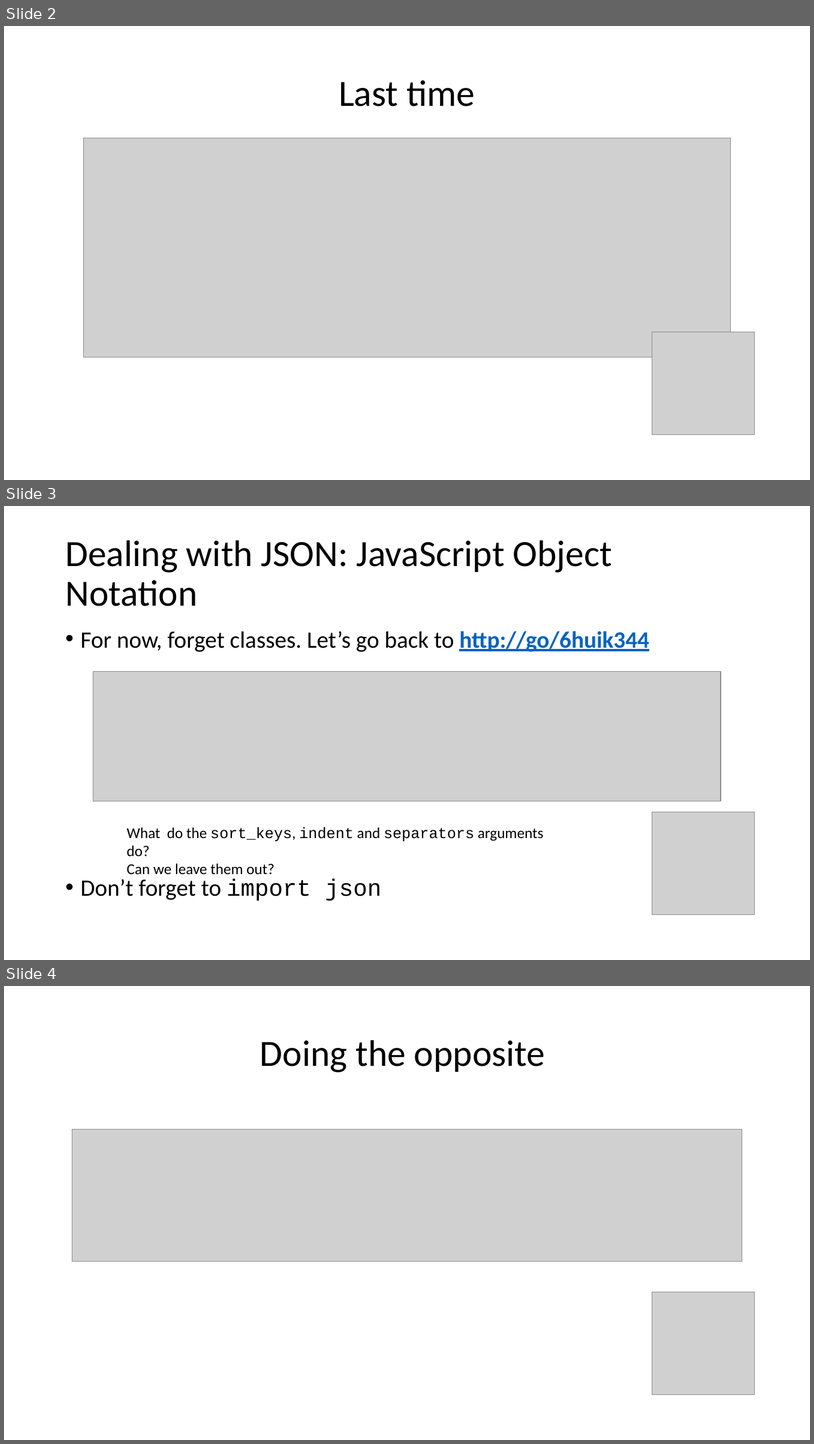
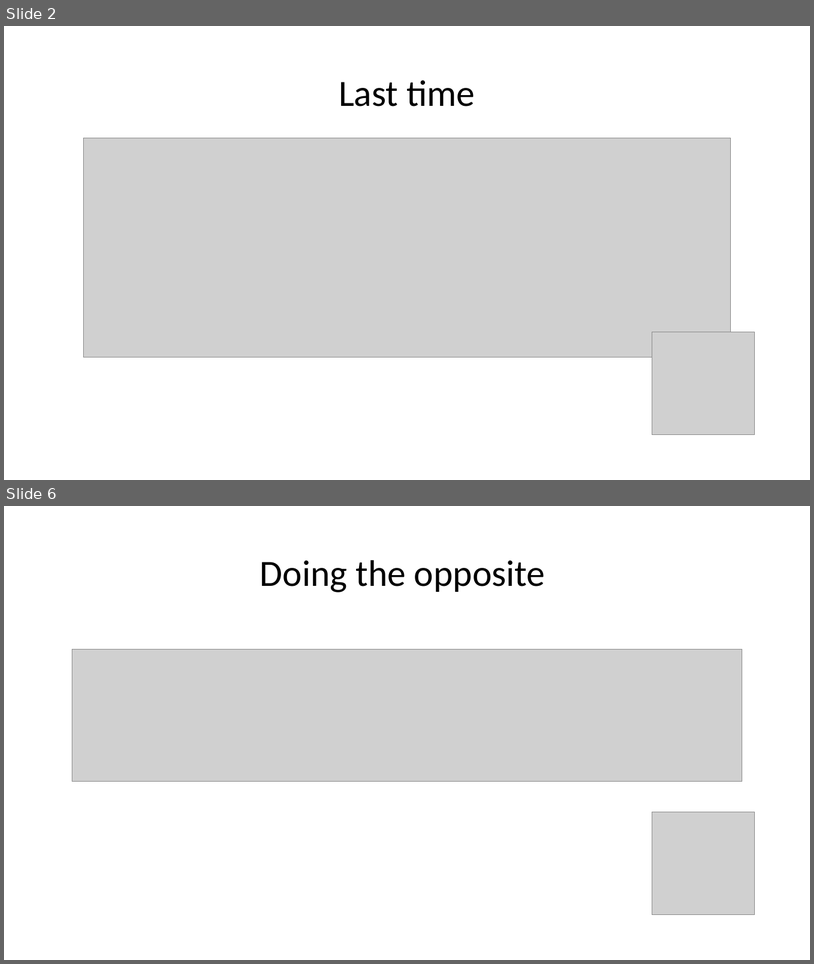
Before and after one commit to wilkotom/python_examples, a slide deck: Python as an additional language/Lesson 6/Session 6.pptx. Shown one above the other, each under a label of ours: slides 2, 3 and 4 before the commit, slides 2 and 6 after it; the slides between them are not shown. The pictures are 814x1444 and 814x964 pixels, drawn with LibreOffice and Linux fonts; fonts in the diff are those of the drawing; grey boxes stand for pictures. Boxes give left, top, right and bottom in pixels: in the first picture for what was removed or moved away, otherwise in the second. Text is boxed around its words. In the diff, an @@ line names an element or a change of style, - is before the commit and + after.

```diff
--- a/Python as an additional language/Lesson 6/Session 6.pptx
+++ b/Python as an additional language/Lesson 6/Session 6.pptx
@@ slide 3 removed at [4,506,810,960], background #FFFFFF @@
@@ title removed at [65,540,612,606] @@
-Dealing with JSON: JavaScript Object Notation
@@ text removed at [81,631,650,900] @@
-• For now, forget classes. Let’s go back to http://go/6huik344
-• Don’t forget to import json
@@ picture removed at [93,672,722,801] @@
@@ text removed at [127,826,543,874] @@
-What do the sort_keys, indent and separators arguments do?
-Can we leave them out?
@@ picture removed at [653,812,755,915] @@
@@ what was slide 4 is now slide 6 @@
```
Also in this commit, not shown: 1 slide changed, 3 slides added.
